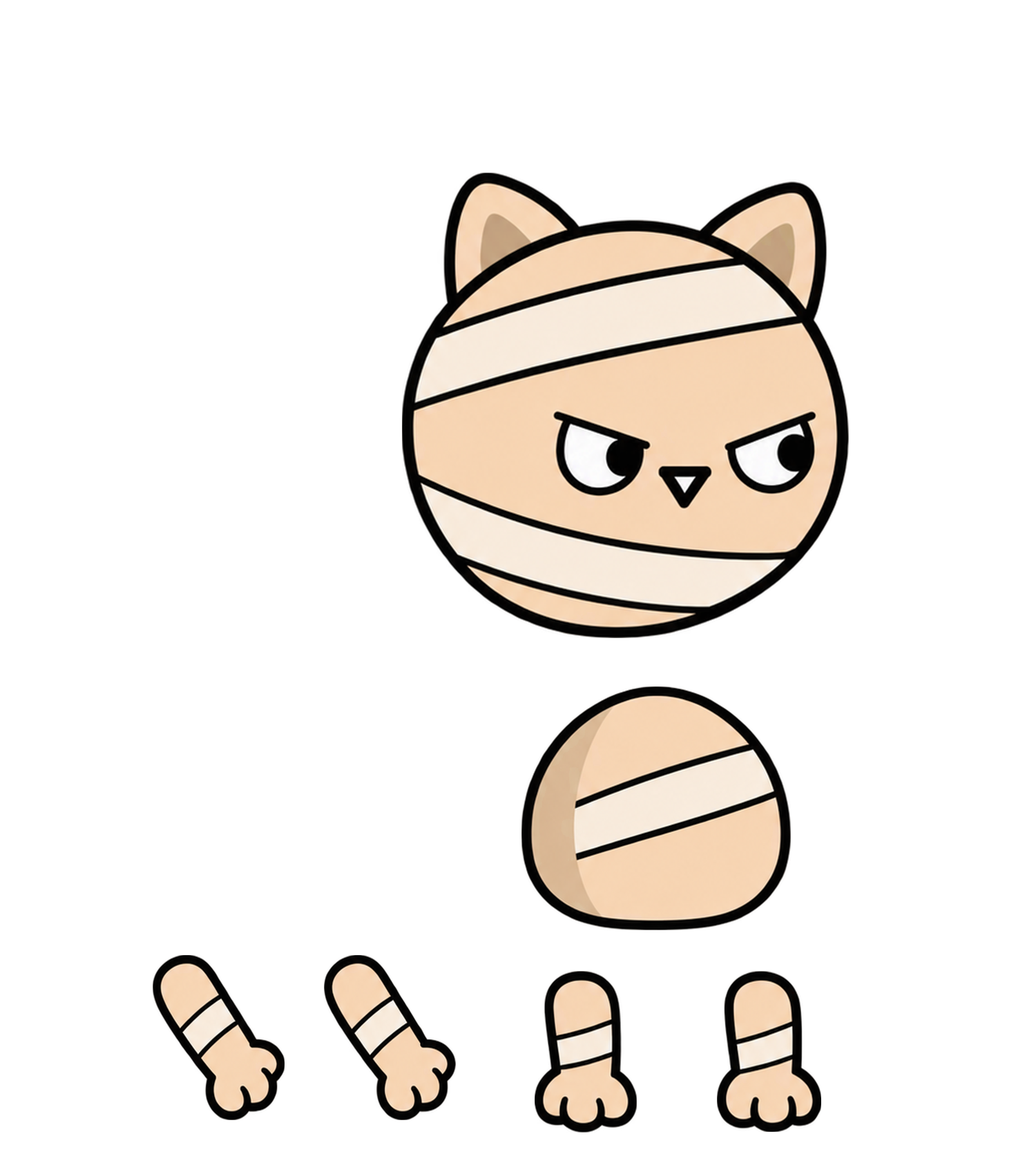
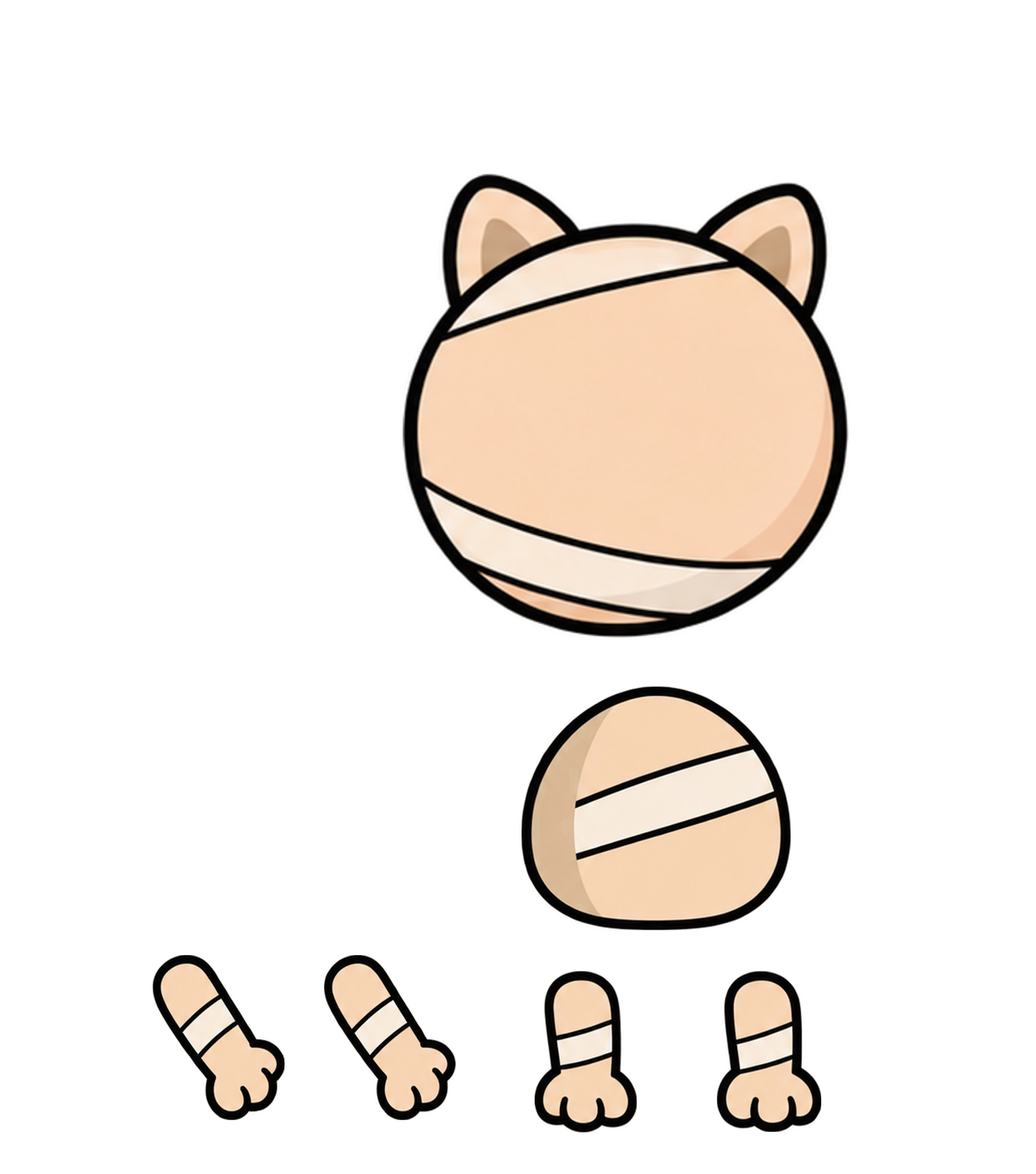
The second 1036 x 1174 image is a revision of the first. Changes to its layers:
painted on "머리" over 401, 172, 849, 638
